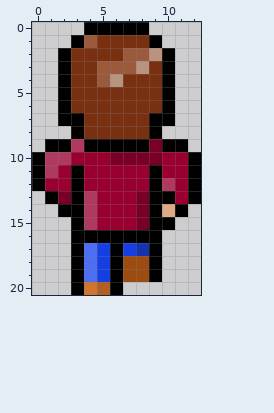
One commit to this pixel-art sprite: Sprites/Player/playerwalkingupright.png. The picture above was drawn from the file before the commit.
The file is 13x21 pixels.
After:
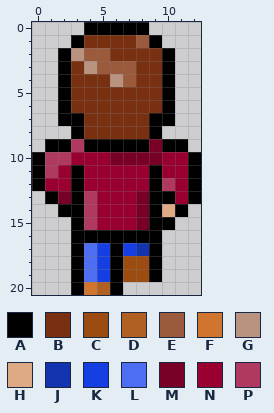
Palette (. is transparent): A #000000  B #783011  C #9c4b11  D #b06023  E #9c5a3c  F #cf7530  G #ba9280  H #deaa85  J #1333b0  K #163fe3  L #4d6df3  M #780026  N #990030  P #b0395f
Change:
@@ x 0..12 @@
  0 ....AAAAA....
- 1 ...AEBBBBA...
- 2 ..ABBBBEEGA..
- 3 ..ABBEEEGBA..
- 4 ..ABBEGBBBA..
+ 1 ...ABBBBEA...
+ 2 ..AGEEBBBBA..
+ 3 ..ABGEEEBBA..
+ 4 ..ABBBGEBBA..
  5 ..ABBBBBBBA..
Changed places in both pictures, as pixel boxes (x1, y1, x2, y2):
changed: (71, 35, 162, 87)
